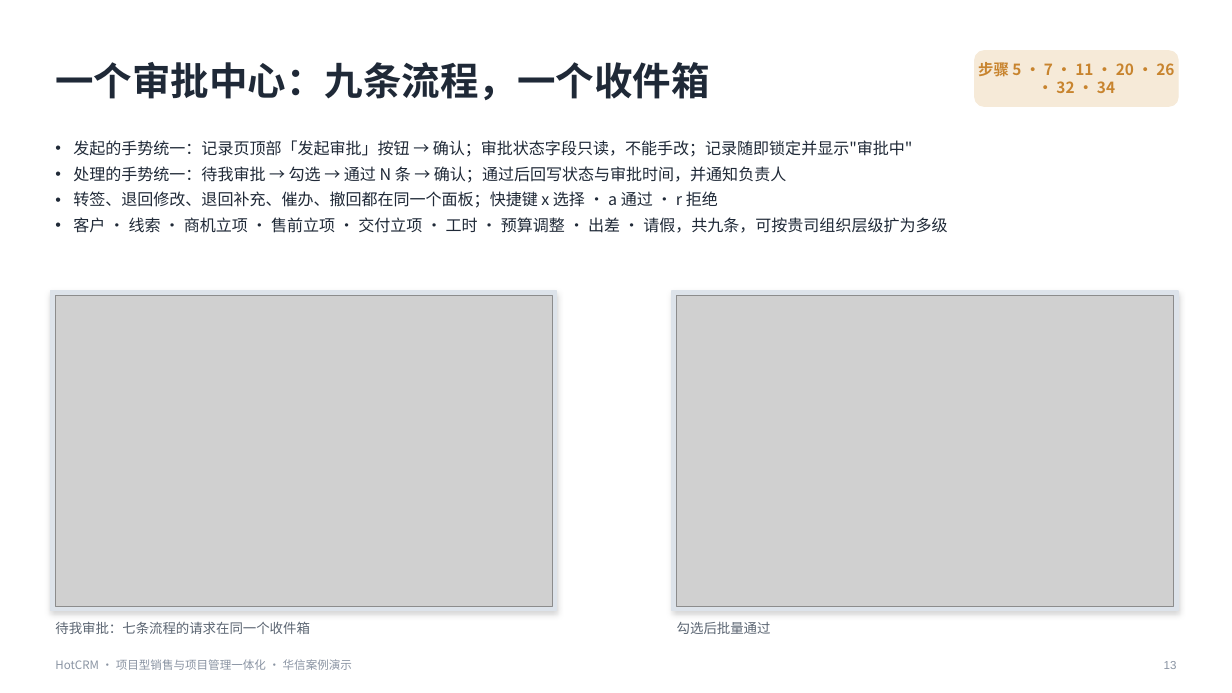
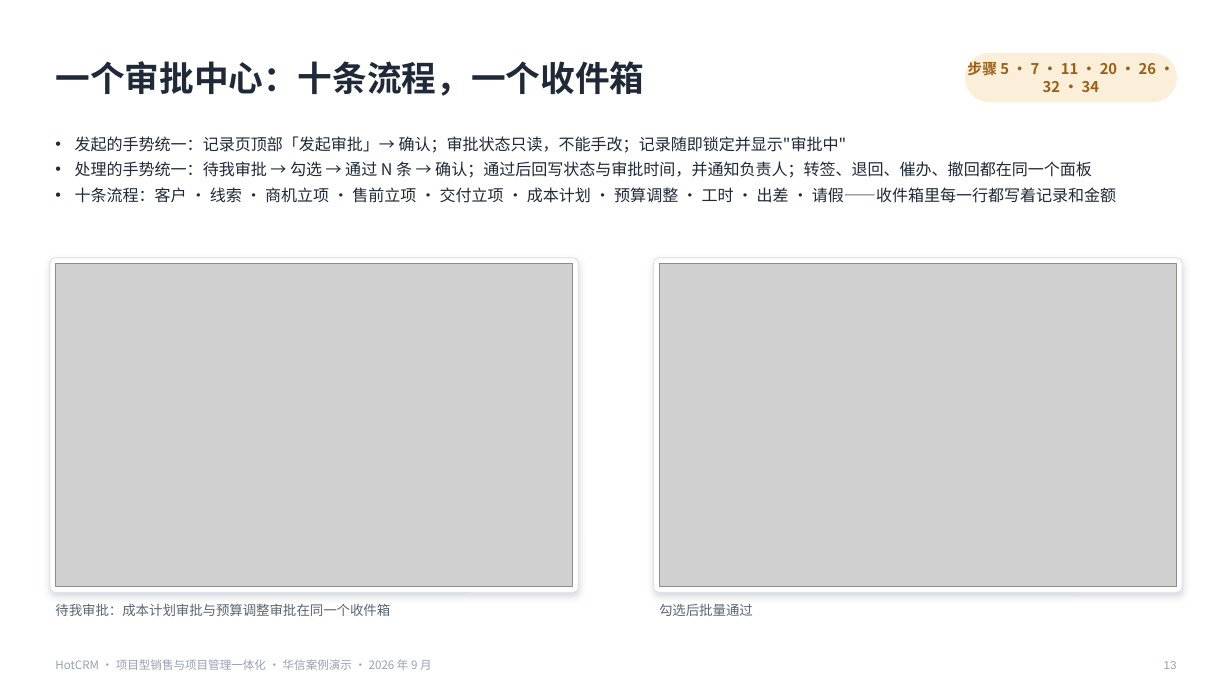
Before and after one commit to sunhaolin/hotcrm, a slide deck: slide 13 of docs/demo/psa-presales/客户汇报-华信案例.pptx. Drawn at 1232x693 pixels with LibreOffice and Linux fonts; fonts in the diff are those of the drawing; grey boxes stand for pictures. Boxes give left, top, right and bottom in pixels: in the first picture for what was removed or moved away, otherwise in the second. Text is boxed around its words. In the diff, an @@ line names an element or a change of style, - is before the commit and + after.

```diff
--- a/docs/demo/psa-presales/客户汇报-华信案例.pptx
+++ b/docs/demo/psa-presales/客户汇报-华信案例.pptx
@@ text "步骤 5 · 7 · ...": place and size @@
-text "步骤 5 · 7 · ..." at box(978, 62, 1174, 93)
+text "步骤 5 · 7 · ..." at box(967, 60, 1156, 92)
@@ text "步骤 5 · 7 · ..." at box(967, 60, 1156, 92): size 12 to 11.5 pt, text colour #C8842E to #9A5F16 @@
@@ rounded rectangle: place and size @@
-rounded rectangle at box(975, 51, 1178, 106)
+rounded rectangle at box(966, 54, 1177, 102)
@@ rounded rectangle at box(966, 54, 1177, 102): fill #F6EAD8 to #FBEFD9; outline #F6EAD8 1 pt to #FBEFD9 1 pt; proportions changed @@
@@ text at box(55, 61, 644, 96): text changed; size 30 to 27 pt @@
-一个审批中心：九条流程，一个收件箱
+一个审批中心：十条流程，一个收件箱
@@ text at box(75, 136, 1116, 203): text changed @@
-• 发起的手势统一：记录页顶部「发起审批」按钮 → 确认；审批状态字段只读，不能手改；记录随即锁定并显示"审批中"
-• 处理的手势统一：待我审批 → 勾选 → 通过 N 条 → 确认；通过后回写状态与审批时间，并通知负责人
-• 转签、退回修改、退回补充、催办、撤回都在同一个面板；快捷键 x 选择 · a 通过 · r 拒绝
-• 客户 · 线索 · 商机立项 · 售前立项 · 交付立项 · 工时 · 预算调整 · 出差 · 请假，共九条，可按贵司组织层级扩为多级
+• 发起的手势统一：记录页顶部「发起审批」→ 确认；审批状态只读，不能手改；记录随即锁定并显示"审批中"
+• 处理的手势统一：待我审批 → 勾选 → 通过 N 条 → 确认；通过后回写状态与审批时间，并通知负责人；转签、退回、催办、撤回都在同一个面板
+• 十条流程：客户 · 线索 · 商机立项 · 售前立项 · 交付立项 · 成本计划 · 预算调整 · 工时 · 出差 · 请假——收件箱里每一行都写着记录和金额
@@ rounded rectangle at box(50, 258, 579, 592): rectangle to rounded rectangle; fill #DDE3EA to #FFFFFF; outline #DDE3EA 1 pt to #DDE3EB 0.75 pt; shadow changed @@
@@ rounded rectangle: place and size @@
-rounded rectangle at box(51, 291, 557, 611)
+rounded rectangle at box(50, 258, 579, 592)
@@ picture: place and size @@
-picture at box(55, 296, 553, 606)
+picture at box(55, 263, 573, 587)
@@ rounded rectangle: place and size @@
-rounded rectangle at box(672, 291, 1178, 611)
+rounded rectangle at box(653, 258, 1182, 592)
@@ rounded rectangle at box(653, 258, 1182, 592): rectangle to rounded rectangle; fill #DDE3EA to #FFFFFF; outline #DDE3EA 1 pt to #DDE3EB 0.75 pt; shadow changed @@
@@ picture: place and size @@
-picture at box(677, 296, 1174, 606)
+picture at box(659, 263, 1177, 587)
@@ text "勾选后批量通过": place and size @@
-text "勾选后批量通过" at box(677, 622, 771, 634)
+text "勾选后批量通过" at box(659, 604, 753, 616)
@@ text at box(55, 603, 390, 616): text changed @@
-待我审批：七条流程的请求在同一个收件箱
+待我审批：成本计划审批与预算调整审批在同一个收件箱
@@ text at box(55, 659, 432, 670): text changed; text colour #8A94A3 to #98A2B3 @@
-HotCRM · 项目型销售与项目管理一体化 · 华信案例演示
+HotCRM · 项目型销售与项目管理一体化 · 华信案例演示 · 2026 年 9 月
```
Also in this commit, not shown: 31 other slides changed, 3 slides added, 49 other files.
